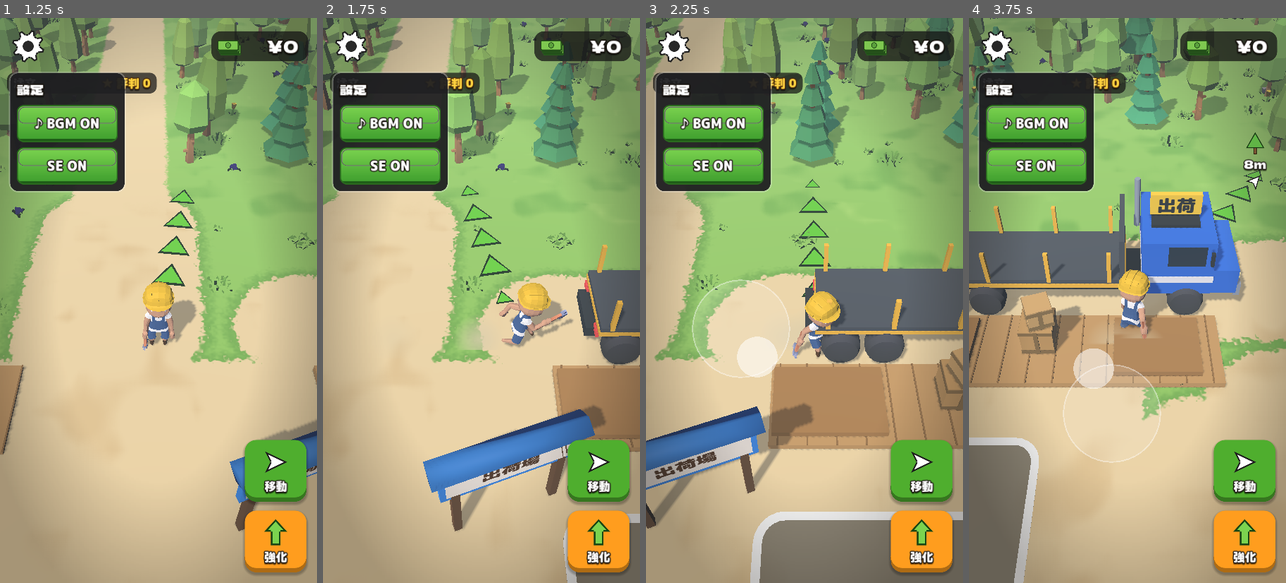
Above: before the commit, frames 1-4 (left to right).
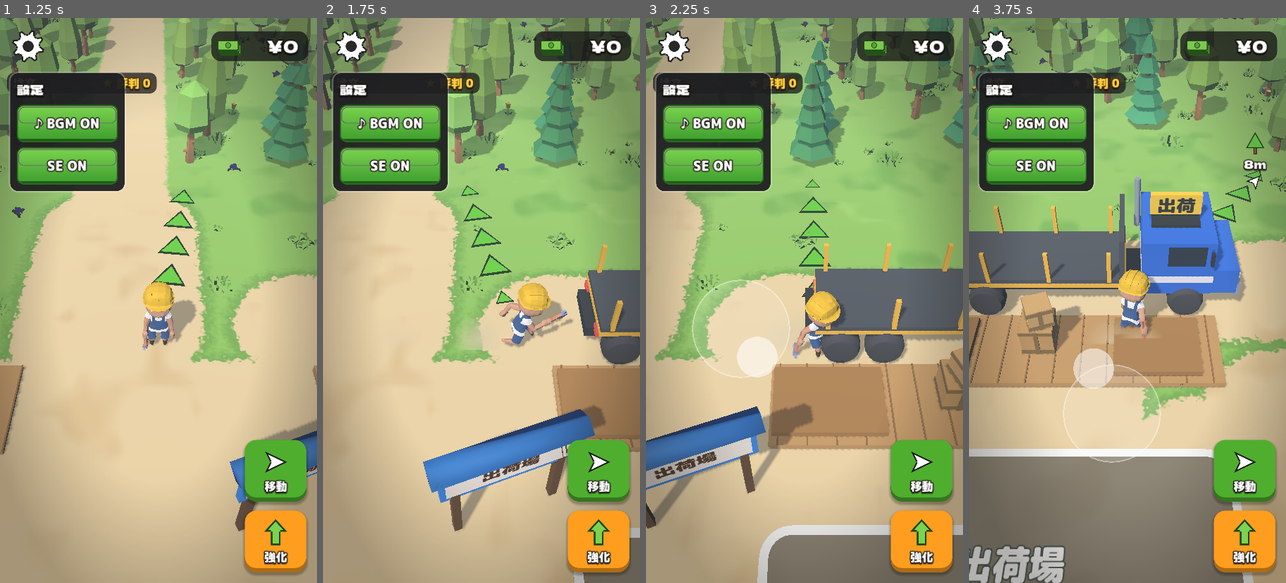
Above: after the commit, the same moments.

Repository: seoooma/tree-miner
Game: Godot game, scene res://scenes/main.tscn
The game is run twice, just before and just after one commit, with the same random seed, the same clock (stepped at 60 frames per second) and the same inputs.
Inputs (mouse positions are in pixels of both pictures, inside the frame that each line leads up to):
- Up to frame 1 (1.25 s): click (28, 46) at 0.52 s
- Up to frame 2 (1.75 s): tap Enter at 1.25 s; move the mouse to (551, 272) at 1.27 s; hold D from 1.28 s (still down); tap E at 1.35 s; click (551, 272) at 1.42 s
- Up to frame 3 (2.25 s): release D at 2 s; drag from (741, 328) to (788, 413) at 2.02 s
- Up to frame 4 (3.75 s): move the mouse to (1159, 176) at 2.77 s; hold D 2.78-3.5 s; tap E at 2.85 s; drag from (1111, 413) to (1032, 215) at 3.52 s

Frame 1 is identical in both runs. In frame 2, 0.3% of the frame differs, in the area x 75-100%, y 87-100%; in frame 3, 2.3%; in frame 4, 16%, in the area x 0-90%, y 74-100%.

Commit message:
スマホで画面が空の色だけになってちらつくのを直し、出荷場の板と丸太の枠を1つにまとめる (#38)
Claude-Session: https://claude.ai/code/session_01PjCfv82Vd7ypJkRFyzwNN7

Co-authored-by: Claude <noreply@anthropic.com>

Diff:
--- a/data/balance.json
+++ b/data/balance.json
@@ -69,7 +69,7 @@
 	},
 
 	"dock": {
-		"_comment": "出荷場に置いた板と、隣の『丸太を売る』枠に置いた丸太は、強化『出荷のペース』の個/秒で販売のトラックに積まれる。置ける数に上限はない。丸太は丸太の売値（板の半値）で売れる",
+		"_comment": "出荷場の枠に置いた板と丸太は、強化『出荷のペース』の個/秒で販売のトラックに積まれる。置ける数に上限はない。丸太は丸太の売値（板の半値）で売れる",
 		"_truck_note": "トラック1台に積める数は強化『販売のトラック』（乗り物タブ）。同じ強化で走る速さも truck_speed + truck_speed_per_level x Lv になる。満載か、積む物が depart_idle_sec 秒無くなると代金が入って走り去り、空のトラックが戻る",
 		"depart_idle_sec": 2.5,
 		"truck_speed": 9.0,
--- a/project.godot
+++ b/project.godot
@@ -45,6 +45,7 @@
 
 renderer/rendering_method="gl_compatibility"
 renderer/rendering_method.mobile="gl_compatibility"
+driver/depth_prepass/enable=false
 anti_aliasing/quality/msaa_3d=1
 lights_and_shadows/directional_shadow/size=2048
 lights_and_shadows/directional_shadow/size.mobile=2048
--- a/scripts/main.gd
+++ b/scripts/main.gd
@@ -367,12 +367,9 @@
 	if sawmill.is_line_unlocked() and GameState.level("plank_belt") == 0:
 		list.append({"id": "planks", "name": "板置き場", "icon": "icon_home",
 			"target": func() -> Vector3: return sawmill.output_position(), "arrive": pad})
-	# 板を持っていれば板の出荷枠、それ以外は丸太を売る枠
+	# 板も丸太も同じ出荷の枠に置く
 	list.append({"id": "dock", "name": "出荷場", "icon": "icon_money",
-		"target": func() -> Vector3:
-			if player.stack.count("plank") > 0 and sawmill.is_line_unlocked():
-				return dock.global_position
-			return dock.global_position + ShipDock.LOG_PAD_OFFSET, "arrive": pad})
+		"target": func() -> Vector3: return dock.pad_position(), "arrive": pad})
 	var river: LogLine = lines.get("river")
 	if river and _nearest_river_point(player.global_position) != Vector3.INF:
 		list.append({"id": "river_point", "name": "川の積み場", "icon": "icon_arrow",
--- a/scripts/world/guide_arrows.gd
+++ b/scripts/world/guide_arrows.gd
@@ -77,7 +77,7 @@
 	var stack := player.stack
 	_tree_goal = null
 	if stack.count("plank") > 0 and dock and GameState.level("sawmill") > 0:
-		goal = dock.global_position
+		goal = (dock as ShipDock).pad_position()
 		goal_kind = "home"
 	elif stack.is_full() and sawmill:
 		goal = LoadingPoint.nearest_dropoff(self, player.global_position, sawmill)
--- a/scripts/world/ship_dock.gd
+++ b/scripts/world/ship_dock.gd
@@ -1,19 +1,18 @@
 class_name ShipDock
 extends Station
-## 出荷場。製材ライン開放後、板をここに運ぶと荷台に積まれ、販売のトラックに積み込まれていく。
-## - 隣の「丸太を売る」枠に置いた丸太も同じトラックで売れる（板より安い。製材所が追いつかないときの逃がし先）
+## 出荷場。製材ライン開放後、板や丸太をここに運ぶと荷台に積まれ、販売のトラックに積み込まれていく。
+## - 板も丸太も同じ1つの枠に置ける。板は荷台の左の山、丸太は右の山に積まれる（丸太は板より安い。製材所が追いつかないときの逃がし先）
 ## - 積み込む速さは強化『出荷のペース』（個/秒）。荷台に置ける数に上限はない
 ## - トラックの積める数と走る速さは、乗り物タブの強化『販売のトラック』
 ## - トラックが満載になるか、積む物がしばらく無くなると、積み荷の代金が入ってトラックが拠点の外へ走り去る。
 ##   すぐに空のトラックが戻ってくる。戻ってきたトラックにも最初から1個ずつ積む
 ## - 強化『板のコンベア』を開放すると、製材所の出口の板がコンベアで荷台へ自動で運ばれる
 
-const PAD_RADIUS := 1.8
+## 板も丸太も置ける1つの枠（荷台の前に横長に敷く）。中心は出荷場の原点からのずれ、大きさは幅×奥行き
+const PAD_OFFSET := Vector3(1.6, 0, 0.1)
+const PAD_SIZE := Vector2(6.6, 3.4)
 const SELL_ID := "dock"
 const BELT_ID := "plank_belt"
-## 丸太を売る枠（出荷場の右隣）
-const LOG_PAD_OFFSET := Vector3(3.7, 0, 0.2)
-const LOG_PAD_RADIUS := 1.35
 ## 荷台（板敷きの床と板・丸太の山）の奥行き。製材所の作業列と同じにして、板のコンベアをまっすぐ平行に通す
 const DECK_Z := Sawmill.ROW_Z
 const LOG_PILE_OFFSET := Vector3(3.75, 0.26, DECK_Z)
@@ -34,7 +33,6 @@
 var truck: SaleTruck
 
 var _zone: Zone
-var _log_zone: Zone
 ## 荷台の板の山。数は stock と同じで、トラックに積んだ分だけ消える
 var _stock_pile: ItemPile
 var _log_pile: ItemPile
@@ -45,11 +43,9 @@
 
 
 func _ready() -> void:
-	_zone = Zone.new(Vector2.ONE * PAD_RADIUS * 2.0, Color(0.5, 0.85, 0.55, 0.16))
+	_zone = Zone.new(PAD_SIZE, Color(0.5, 0.85, 0.55, 0.16))
+	_zone.position = PAD_OFFSET
 	add_child(_zone)
-	_log_zone = Zone.new(Vector2.ONE * LOG_PAD_RADIUS * 2.0, Color(0.92, 0.55, 0.3, 0.16))
-	_log_zone.position = LOG_PAD_OFFSET
-	add_child(_log_zone)
 	# 木の桟橋風の床（左に板、右に丸太を積む）と、出荷待ちの荷物
 	add_child(Fx.box(Vector3(6.6, 0.14, 1.6), Color("#c99a5e"), Vector3(1.65, 0.07, DECK_Z), "wood"))
 	for i in 14:
@@ -145,7 +141,6 @@
 func _refresh() -> void:
 	var unlocked := GameState.level("sawmill") > 0
 	_zone.set_fill(Color(0.5, 0.85, 0.55, 0.16) if unlocked else Color(0.3, 0.3, 0.3, 0.2))
-	_log_zone.visible = unlocked
 	if belt:
 		belt.set_active(unlocked and GameState.level(BELT_ID) > 0)
 	_update_label()
@@ -155,33 +150,51 @@
 	if GameState.level("sawmill") <= 0:
 		_zone.set_text("出荷場", "（製材ラインで開放）")
 		return
-	var title := "板を置く"
-	if not stock.is_empty():
+	var title := "板・丸太を置く"
+	if not stock.is_empty() or not log_stock.is_empty():
 		title = "出荷中"
 	var for_workshop := _count_for_workshop(stock, "plank") + _count_for_workshop(log_stock, "log")
-	_zone.set_text(title, "板: %d" % stock.size() + ("（工房へ %d）" % for_workshop if for_workshop > 0 else ""))
-	_log_zone.set_text("丸太を売る", "板の半値")
+	_zone.set_text(title, "板: %d　丸太: %d" % [stock.size(), log_stock.size()] + ("（工房へ %d）" % for_workshop if for_workshop > 0 else ""))
 
 
 func _process(delta: float) -> void:
 	if GameState.level("sawmill") <= 0:
 		return
-	# 運んできた板を荷台に置く
-	for carrier in carriers_near(global_position, PAD_RADIUS, "plank_carriers"):
+	# 運んできた板と丸太を、同じ枠から荷台に置く（板は左の山、丸太は右の山。1回に1個ずつ交互に）
+	for carrier in carriers_on_pad():
 		var stack: CarryStack = carrier.stack
-		if stack.count("plank") > 0 and tick(carrier, "sell", delta):
+		var from := (carrier as Node3D).global_position + Vector3(0, 1.0, 0)
+		var has_plank := stack.count("plank") > 0 and carrier.is_in_group("plank_carriers")
+		var has_log := stack.count("log") > 0
+		if not (has_plank or has_log) or not tick(carrier, "sell", delta):
+			continue
+		if has_plank and (not has_log or stack.count("plank") >= stack.count("log")):
 			var item := stack.take("plank")
-			Fx.fly_item(self, Sawmill._plank_mesh(item["tree"]), (carrier as Node3D).global_position + Vector3(0, 1.0, 0), _pile_top(), 0.25)
+			Fx.fly_item(self, Sawmill._plank_mesh(item["tree"]), from, _pile_top(), 0.25)
 			_add_stock(item["tree"])
-	# 運んできた丸太を、丸太を売る枠の横に置く
-	for carrier in carriers_near(global_position + LOG_PAD_OFFSET, LOG_PAD_RADIUS):
-		var stack: CarryStack = carrier.stack
-		if stack.count("log") > 0 and tick(carrier, "sell_log", delta):
+		else:
 			var item := stack.take("log")
-			Fx.fly_item(self, LogDrop.make_log_mesh(item["tree"]), (carrier as Node3D).global_position + Vector3(0, 1.0, 0), _log_pile_top(), 0.25)
+			Fx.fly_item(self, LogDrop.make_log_mesh(item["tree"]), from, _log_pile_top(), 0.25)
 			add_log(item["tree"])
 	_process_truck(delta)
 	_update_label()
+
+
+## 出荷の枠（横長の角丸の四角）に乗っている運搬者
+func carriers_on_pad() -> Array[Node]:
+	var result: Array[Node] = []
+	var center := pad_position()
+	for node in get_tree().get_nodes_in_group("carriers"):
+		var reach := float(node.get_meta("pad_reach", 0.0))
+		var d := (node as Node3D).global_position - center
+		if absf(d.x) <= PAD_SIZE.x * 0.5 + reach and absf(d.z) <= PAD_SIZE.y * 0.5 + reach:
+			result.append(node)
+	return result
+
+
+## 出荷の枠の中心（自動移動や案内の矢印の行き先）
+func pad_position() -> Vector3:
+	return global_position + PAD_OFFSET
 
 
 ## 荷台の板・丸太を、出荷のペースでトラックに積む。満載か、積む物がしばらく無ければ出発
--- a/tests/smoke_test.gd
+++ b/tests/smoke_test.gd
@@ -416,13 +416,13 @@
 	_check(main.dock.truck.is_parked() and main.dock.truck.cargo.is_empty(), "トラックは走り去ったあと空で戻ってくる (%.1f秒)" % (frames / 60.0))
 	_check(not main.dock.truck.is_in_group("vehicles") and not main.dock.truck.is_in_group("machines"), "販売のトラックには乗れない（機械とは別）")
 	_check(GameData.log_price("oak") < GameData.plank_price("oak"), "丸太の売値は板より安い")
-	_check(main.dock._log_zone.visible, "製材ライン開放後は「丸太を売る」枠がある")
 	var m_logs := GameState.money
+	# 板と丸太は同じ出荷の枠に置ける（枠の左端でも丸太を置ける）
 	for i in 3:
 		player.stack.add({"kind": "log", "tree": "oak"})
-	player.global_position = main.DOCK_POS + ShipDock.LOG_PAD_OFFSET
+	player.global_position = main.dock.pad_position() - Vector3(ShipDock.PAD_SIZE.x * 0.5 - 0.3, 0, 0)
 	await _wait(0.6)
-	_check(player.stack.count("log") == 0, "「丸太を売る」枠に丸太を置ける")
+	_check(player.stack.count("log") == 0, "出荷の枠に丸太を置ける（板と同じ枠）")
 	_check(GameState.money == m_logs, "丸太はその場では売れず、トラックを待つ")
 	player.global_position = main.PLAYER_SPAWN
 	await _wait(3.0 / GameState.value("dock") + float(GameData.dock.get("depart_idle_sec", 2.5)) + 0.5)
--- /dev/null
+++ b/tools/cloud/probe.gd
@@ -0,0 +1,45 @@
+extends Node
+## 重さの確認用（tools/cloud/probe.sh）。後半の状態を作り、10秒ごとに描画の統計・ノード数・施設ごとのメッシュ数を出す。
+var main: Node3D
+func _ready() -> void:
+	GameState.save_enabled = false
+	GameState.reset_game()
+	seed(4)
+	GameState.add_money(5000000)
+	GameState.reputation = 200
+	for i in 5:
+		GameState.unlock_area(i)
+	for i in 5:
+		GameState.unlock_river_point(i)
+	for id in ["sawmill", "river", "conveyor", "lumberjack", "lumberjack", "lumberjack", "lumberjack", "dock", "plank_belt", "workshop", "harvester", "hauler"]:
+		GameState.buy_upgrade(id)
+	main = load("res://scenes/main.tscn").instantiate()
+	add_child(main)
+	var t0 := Time.get_ticks_msec()
+	for k in 3:
+		await get_tree().create_timer(10.0).timeout
+		_report(k)
+	get_tree().quit()
+func _count(n: Node, d: Dictionary) -> void:
+	d["all"] = d.get("all", 0) + 1
+	if n is MeshInstance3D: d["mesh"] = d.get("mesh", 0) + 1
+	if n is CPUParticles3D: d["particles"] = d.get("particles", 0) + 1
+	if n is SubViewport: d["subvp"] = d.get("subvp", 0) + 1
+	if n is Light3D: d["light"] = d.get("light", 0) + 1
+	for c in n.get_children(): _count(c, d)
+func _report(k: int) -> void:
+	var by := {}
+	for c in main.get_children():
+		var d2 := {}
+		_count(c, d2)
+		var key: String = c.get_script().get_global_name() if c.get_script() else c.get_class()
+		by[key] = by.get(key, 0) + d2.get("mesh", 0)
+	print(by)
+	var d := {}
+	_count(get_tree().root, d)
+	print("t=%ds fps=%d draws=%d objs=%d prims=%d vmem=%.1fMB tex=%.1fMB nodes=%s" % [(k+1)*10, Engine.get_frames_per_second(),
+		RenderingServer.get_rendering_info(RenderingServer.RENDERING_INFO_TOTAL_DRAW_CALLS_IN_FRAME),
+		RenderingServer.get_rendering_info(RenderingServer.RENDERING_INFO_TOTAL_OBJECTS_IN_FRAME),
+		RenderingServer.get_rendering_info(RenderingServer.RENDERING_INFO_TOTAL_PRIMITIVES_IN_FRAME),
+		RenderingServer.get_rendering_info(RenderingServer.RENDERING_INFO_VIDEO_MEM_USED)/1048576.0,
+		RenderingServer.get_rendering_info(RenderingServer.RENDERING_INFO_TEXTURE_MEM_USED)/1048576.0, d])
--- /dev/null
+++ b/tools/cloud/probe.tscn
@@ -0,0 +1,6 @@
+[gd_scene load_steps=2 format=3]
+
+[ext_resource type="Script" path="res://tools/cloud/probe.gd" id="1"]
+
+[node name="Probe" type="Node"]
+script = ExtResource("1")
Not shown, changed: CLAUDE.md
Not shown, added: tools/cloud/probe.sh
